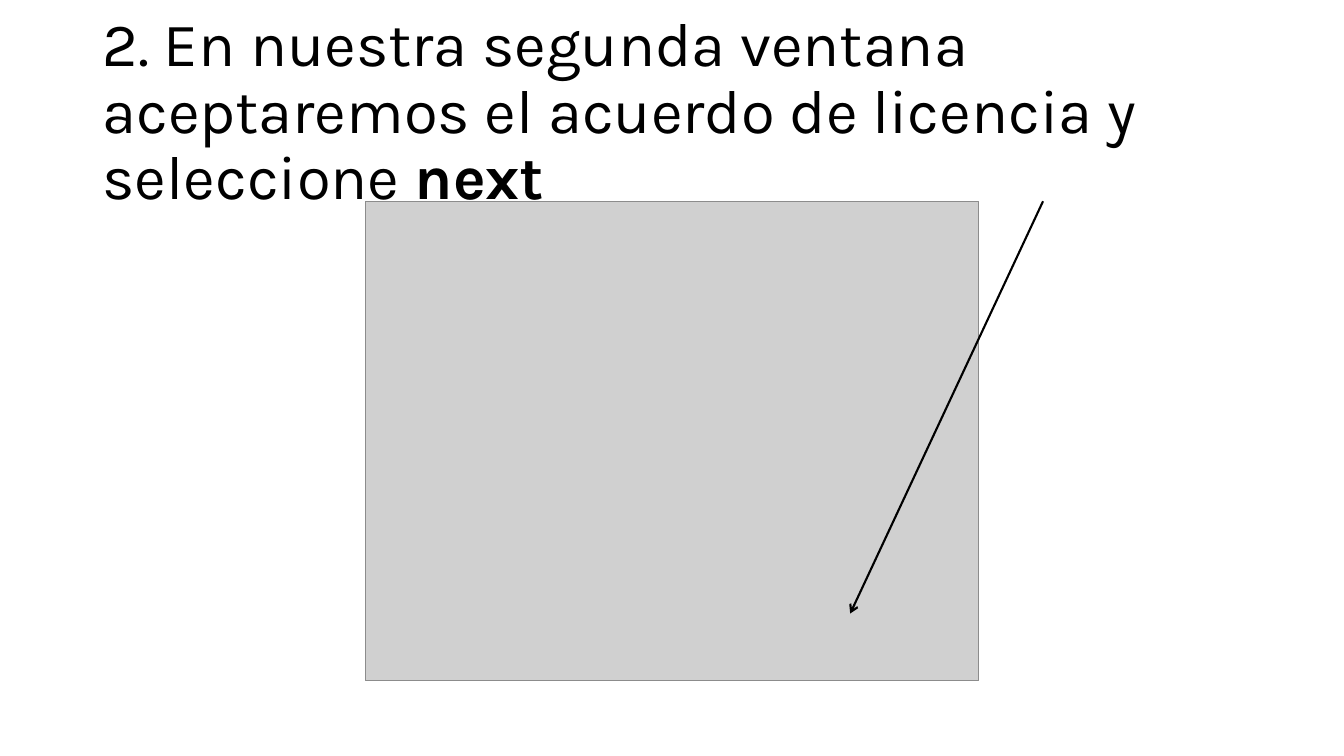
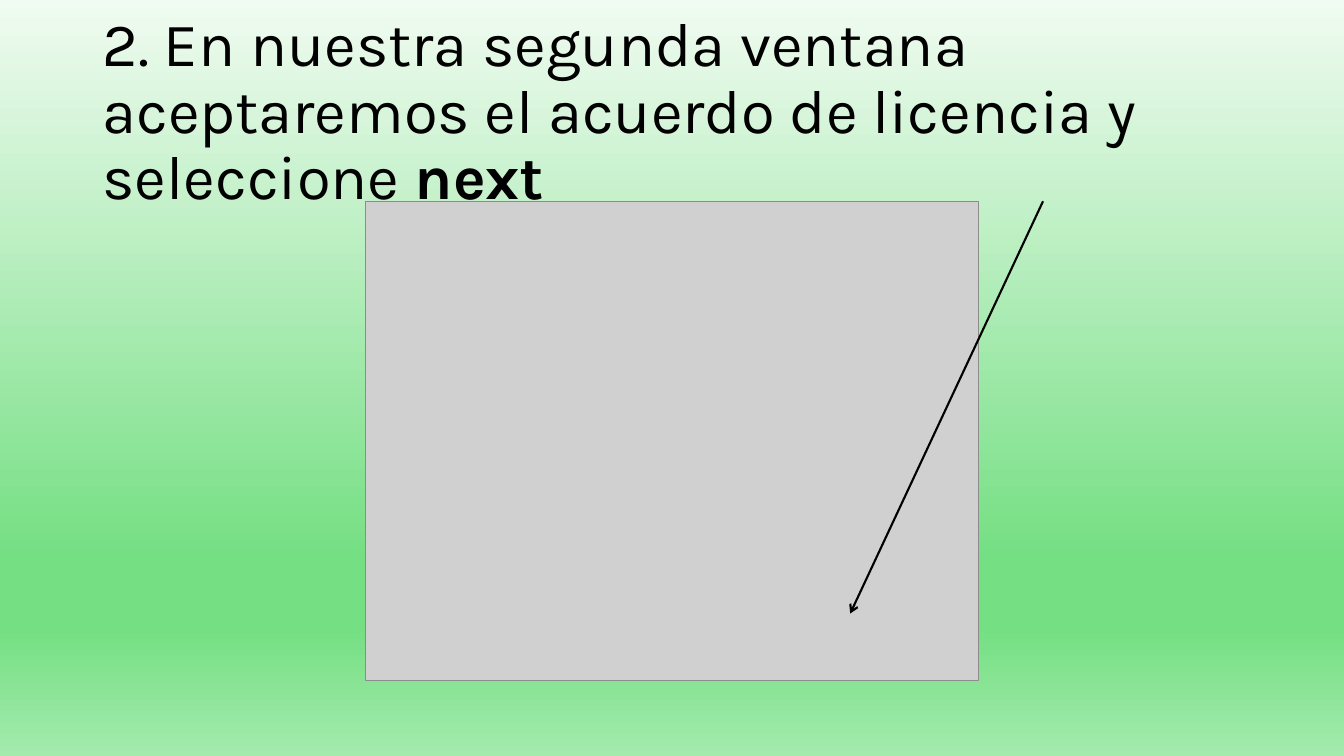
Before and after one commit to Cynthia21Morales/FBD_CynthiaJasmineMT, a slide deck: slide 5 of Unidad 1/Act 1.2 Reporte practica_CynthiaMorales_6ISC.pptx. Drawn at 1344x756 pixels with LibreOffice and Linux fonts; fonts in the diff are those of the drawing; grey boxes stand for pictures. Boxes give left, top, right and bottom in pixels: in the first picture for what was removed or moved away, otherwise in the second. Text is boxed around its words. In the diff, an @@ line names an element or a change of style, - is before the commit and + after.

```diff
--- a/Unidad 1/Act 1.2 Reporte practica_CynthiaMorales_6ISC.pptx
+++ b/Unidad 1/Act 1.2 Reporte practica_CynthiaMorales_6ISC.pptx
@@ background #FFFFFF to gradient #F0FBF1 to #75DF83 to #A3EAAD @@
```
Also in this commit, not shown: 18 other slides changed.
